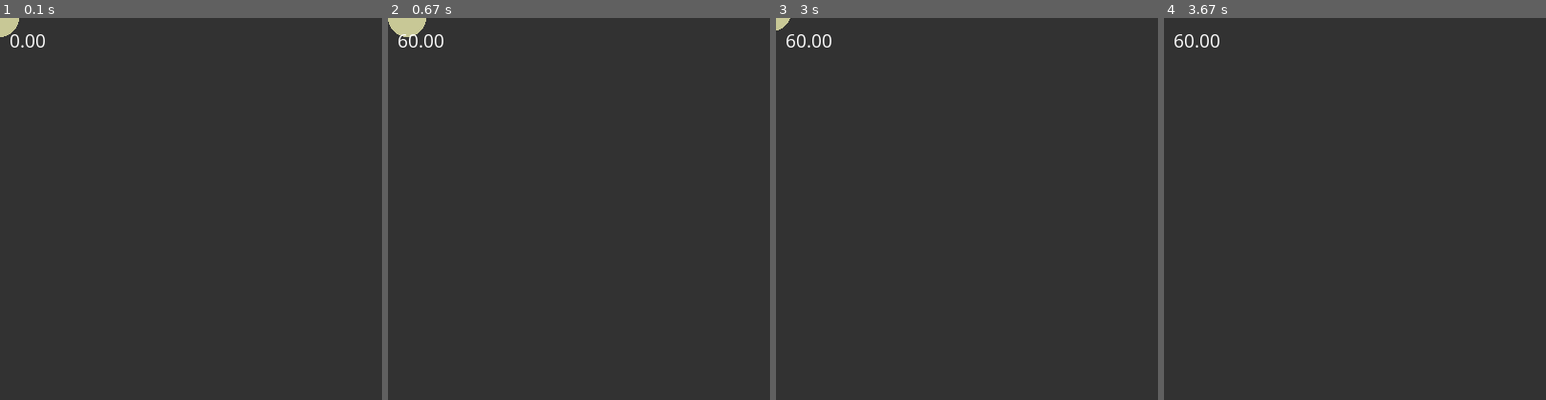
Above: before the commit, frames 1-4 (left to right).
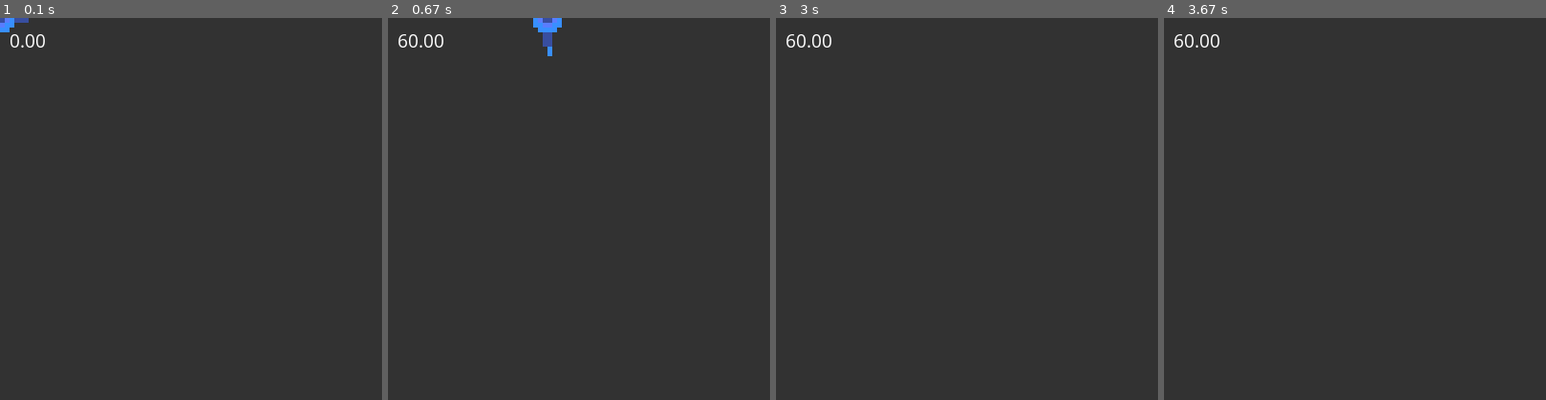
Above: after the commit, the same moments.

Repository: Mo0dy/Code4Fun
Game: pygame game, started from Projects/HackAndSlash/Main.py
Same seed, same stepped clock (60 frames per second), same inputs: the game is played once before the commit and once after it.
Inputs:
- Up to frame 1 (0.1 s): no input
- Up to frame 2 (0.67 s): hold D from 0.33 s (still down)
- Up to frame 3 (3 s): release D at 0.8 s; hold W 0.83-1.13 s; hold R 1.67-2.2 s; hold A 1.67-2.2 s; hold S from 2.8 s (still down)
- Up to frame 4 (3.67 s): release S at 3.1 s; hold A 3.13-3.53 s
The pictures show only the part of the screen within x 0-50%, y 0-50%; the shares and areas given below are measured in that part.

The runs differ from the first frame. In frame 1, 0.2% of the frame differs, in the area x 0-8%, y 0-5%; in frame 2, 0.8%, in the area x 0-46%, y 0-10%; in frame 3, less than 0.1%; in frame 4, nothing differs.

Commit message:
some changes

Diff:
--- a/Libraries/ParticleSim/ParticleSim.py
+++ b/Libraries/ParticleSim/ParticleSim.py
@@ -14,7 +14,7 @@
     'random_magnitude',     # the strength of the random motion
     'p_force',              # linear forces to a point
     'p_force_mag',          # mag of the linear forces
-    'p_force_degree'
+    'p_force_degree',
     'init_distrib',          # the initial distribution over the bounds
     'oob_force',            # oob forces
     'oob_force_mag',
@@ -262,6 +262,15 @@
     def y_bounds(self):
         return np.array([self.bounds_min.y, self.bounds_max.y])
 
+    def set_force_points(self, *args):
+        if len(args) == 1:
+            self.force_point = np.array(args[0])
+        elif len(args) == 2:
+            self.force_point = np.array(args)
+        else:
+            sys.stderr.write('ParticleSim: "set_force_points" too many arguments')
+            sys.stderr.flush()
+
 
 @nb.guvectorize([(nb.float64[:, :], nb.float64[:, :], nb.boolean[:], nb.float64, nb.float64)], '(a,b),(d,e),(d),(),()', target='parallel', cache=False)
 def assign_goals(input_arr, goal_points, pursue_goal, offset_x, offset_y):
--- /dev/null
+++ b/Projects/Fireworks.py
@@ -0,0 +1,60 @@
+from Code4Fun.Utility.Vec2 import *
+import numpy as np
+import pygame as pg
+from Code4Fun.Libraries.ParticleSim.ParticleSim import ParticleSim as pSim
+
+background_color = 50, 50, 50
+window_size = 800, 800
+
+
+pg.init()
+origin = Vec2(np.array(window_size)) / 2
+screen = pg.display.set_mode(window_size)
+pg.display.set_caption("test")
+clock = pg.time.Clock()
+font = pg.font.SysFont("comicsansms", 20)
+
+
+def init():
+    global p_sim
+    p_sim = pSim(particle_amount=400,
+                 gravity=True,
+                 grav_const=200,
+                 p_force_degree=1,
+                 x_bounds=[399, 401],
+                 y_bounds=[399, 401],
+                 damping=False)
+    p_sim.set_force_points(400, 400)
+
+def update():
+    p_sim.update(clock.get_time() / 1000)
+
+
+def draw():
+    text = font.render("%0.2f" % clock.get_fps(), True, (255, 255, 255))
+    screen.blit(text, (10, 10))
+
+    for p in p_sim.particles:
+        pg.draw.circle(screen, (255, 255, 255), p.astype(int), 3)
+
+
+keydown_func = {
+    pg.K_r: init
+}
+
+
+init()
+loop = True
+while loop:
+    clock.tick(60)
+    for e in pg.event.get():
+        if e.type == pg.QUIT:
+            loop = False
+        elif e.type == pg.KEYDOWN:
+            keydown_func[e.key]()
+
+    update()
+    screen.fill(background_color)
+    draw()
+    pg.display.flip()
+pg.quit()
--- a/Projects/HackAndSlash/Entity.py
+++ b/Projects/HackAndSlash/Entity.py
@@ -4,6 +4,7 @@
 class Entity(object):
     def __init__(self, pos):
         self.pos = pos
+        self.angle = 0
 
 
 class LivingE(Entity):
--- a/Projects/HackAndSlash/Game.py
+++ b/Projects/HackAndSlash/Game.py
@@ -6,7 +6,9 @@
 class Game(object):
     def __init__(self):
         self.player = Player()
-        print("test")
+
+    def update(self, dt):
+        self.player.update(dt)
 
     def move_player_right(self):
         self.player.move_right()
--- a/Projects/HackAndSlash/Main.py
+++ b/Projects/HackAndSlash/Main.py
@@ -25,13 +25,15 @@
     pass
 
 
-def update():
-    pass
+def update(dt):
+    game.update(dt)
 
 
 def draw():
     global game
-    pg.draw.circle(screen, (200, 200, 150), game.player.pos.tuple_int, 20)
+    player_surf = pg.transform.rotate(pg.transform.scale(game.player.get_sprite(), (100, 100)), game.player.angle)
+    screen.blit(player_surf, (game.player.pos - Vec2(player_surf.get_size()) / 2).tuple_int)
+    # pg.draw.circle(screen, (200, 200, 150), game.player.pos.tuple_int, 20)
 
     text = font.render("%0.2f" % clock.get_fps(), True, (255, 255, 255))
     screen.blit(text, (10, 10))
@@ -55,7 +57,7 @@
 reset()
 loop = True
 while loop:
-    clock.tick()
+    clock.tick(60)
     for e in pg.event.get():
         if e.type == pg.QUIT:
             loop = False
@@ -74,7 +76,7 @@
         except:
             pass
 
-    update()
+    update(clock.get_time() / 1000)
     screen.fill(background_color)
     draw()
     pg.display.flip()
--- a/Projects/HackAndSlash/Player.py
+++ b/Projects/HackAndSlash/Player.py
@@ -1,19 +1,92 @@
 from Code4Fun.Projects.HackAndSlash.Entity import *
+import pygame as pg
+
+
+class Animation(object):
+    def __init__(self, anim, anim_time):
+        self.anim = anim
+        self.curr_sprite = 0
+        self.anim_time = anim_time
+        self.step_time = anim_time / len(anim)
+        self.last_animation = 0
+
+    def update(self, dt):
+        self.last_animation += dt
+        if self.last_animation > self.step_time:
+            self.curr_sprite += 1
+            if self.curr_sprite == len(self.anim):
+                self.curr_sprite = 0
+            self.last_animation = 0
+
+    def get_sprite(self):
+        return self.anim[self.curr_sprite]
 
 
 class Player(LivingE):
     def __init__(self, pos=Vec2(0, 0)):
         super().__init__(pos)
-        self.vel = 1
+        self.vel = Vec2()
+        self.max_vel = 500
+        self.animation = Animation(load_animation(r"Assets\WalkingAnimation\0", ".png"), 0.3)
+        self.moving = False
+
+    def update(self, dt):
+        # scale velocity to max vel
+        self.pos += self.vel.normalized() * self.max_vel * dt
+
+        # only update animation if moving
+        if self.vel:
+            self.animation.update(dt)
+
+            # set angle according to velocity:
+            if self.vel.x > 0:
+                if self.vel.y > 0:
+                    # down right
+                    self.angle = -135
+                elif self.vel.y < 0:
+                    # up right
+                    self.angle = -45
+                else:
+                    # right
+                    self.angle = -90
+            elif self.vel.x < 0:
+                if self.vel.y > 0:
+                    # down left
+                    self.angle = 135
+                elif self.vel.y < 0:
+                    # up left
+                    self.angle = 45
+                else:
+                    # left
+                    self.angle = 90
+            else:
+                if self.vel.y > 0:
+                    # down
+                    self.angle = 180
+                elif self.vel.y < 0:
+                    # up
+                    self.angle = 0
+        self.vel.zero()
+
 
     def move_right(self):
-        self.pos.x += self.vel
+        self.vel.x = 1
 
     def move_left(self):
-        self.pos.x -= self.vel
+        self.vel.x = -1
 
     def move_up(self):
-        self.pos.y -= self.vel
+        self.vel.y = -1
 
     def move_down(self):
-        self.pos.y += self.vel
+        self.vel.y = 1
+
+    def get_sprite(self):
+        return self.animation.get_sprite()
+
+
+def load_animation(path, filetype):
+    animation = []
+    for i in range(1, 4):
+        animation.append(pg.image.load(path + str(i) + filetype))
+    return animation
--- a/Projects/ParticleSimulations/New/particle_storm.py
+++ b/Projects/ParticleSimulations/New/particle_storm.py
@@ -33,6 +33,9 @@
     damping=False,
     oob_force=True,
     goal_forces=False,
+    p_force_mag=2e3,
+    damping_mag=1e4,
+    oob_force_mag=1e2
 )
 
 goal_screen = pg.Surface((400, 400))
--- a/Utility/Vec2.py
+++ b/Utility/Vec2.py
@@ -13,7 +13,10 @@
     def __init__(self, *args):
         if len(args) == 1:
             # arg is a numpy array
-            self.vec = args[0]
+            if isinstance(args[0], np.ndarray):
+                self.vec = args[0]
+            else:
+                self.vec = np.array(args[0])
         elif len(args) == 2:
             # args are x and y pos
             self.vec = np.array([args[0], args[1]])
@@ -66,8 +69,18 @@
     def __eq__(self, other):
         return np.all(self.vec == other.vec)
 
+    def __bool__(self):
+        return bool(np.any(self.vec))
+
     def __repr__(self):
         return "<Vec2: [%f | %f]>" % (self.x, self.y)
+
+    def normalized(self):
+        length = abs(self)
+        if length:
+            return self.copy() / length
+        else:
+            return self.copy()
 
     @property
     def x(self):
@@ -104,3 +117,6 @@
 
     def copy(self):
         return deepcopy(self)
+
+    def zero(self):
+        self.vec = np.zeros(2)
--- a/testing.py
+++ b/testing.py
@@ -4,7 +4,6 @@
 
 background_color = 50, 50, 50
 window_size = 800, 800
-
 
 
 pg.init()
Binary file added: Projects/HackAndSlash/Assets/WalkingAnimation/01.png
Binary file added: Projects/HackAndSlash/Assets/WalkingAnimation/02.png
Binary file added: Projects/HackAndSlash/Assets/WalkingAnimation/03.png
Binary file added: Projects/HackAndSlash/Assets/WalkingAnimation/04.png
Not shown, added: Projects/HackAndSlash/Assets/BodyAnimation/Idle/Main.pdn
